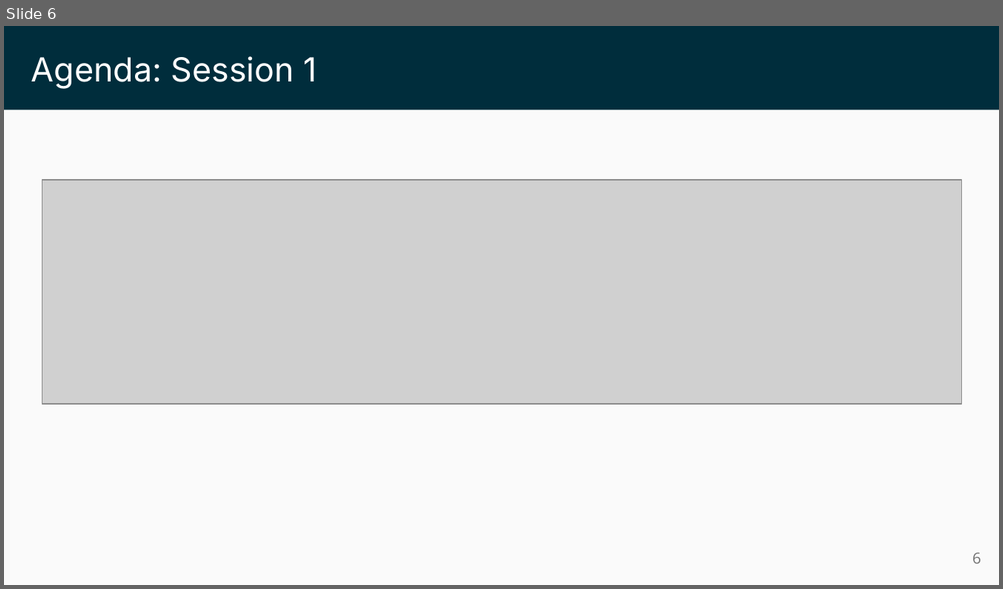
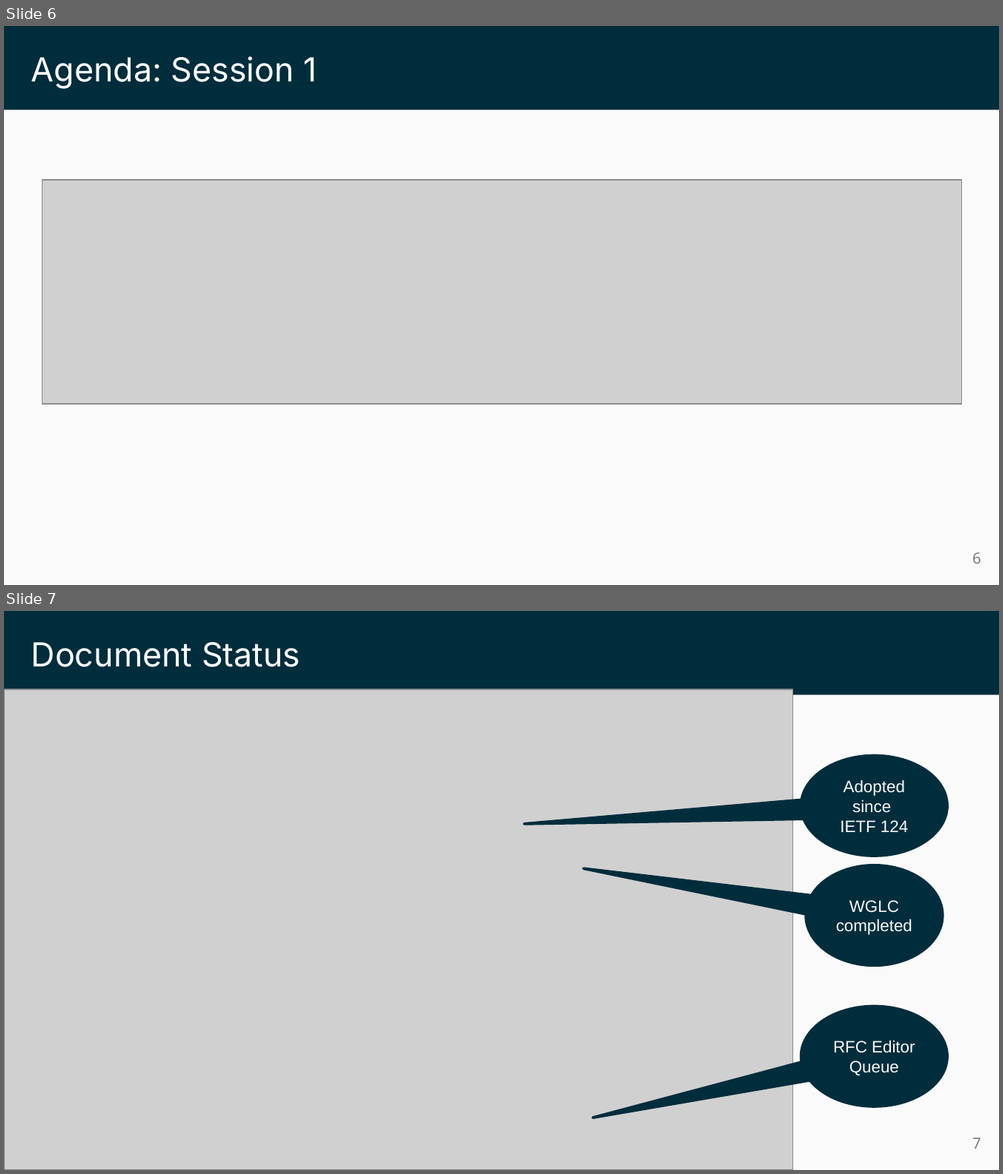
Before and after one commit to ietf-wg-nmop/IETF-Meetings, a slide deck: 125/slides/slides-125-nmop-chair-slides-session1.pptx. Shown one above the other, each under a label of ours: slide 6 before the commit, slides 6 and 7 after it. The pictures are 1003x589 and 1003x1174 pixels, drawn with LibreOffice and Linux fonts; fonts in the diff are those of the drawing; grey boxes stand for pictures. Boxes give left, top, right and bottom in pixels: in the first picture for what was removed or moved away, otherwise in the second. Text is boxed around its words. In the diff, an @@ line names an element or a change of style, - is before the commit and + after.

Commit message:
Added slides for document status and milestones in ietf125

```diff
--- a/125/slides/slides-125-nmop-chair-slides-session1.pptx
+++ b/125/slides/slides-125-nmop-chair-slides-session1.pptx
@@ slide 7 added at box(4, 611, 999, 1170), background #002D3C; not listed: 1 template element that a slide beside it also shows @@
@@ title added at box(31, 642, 300, 667), 24 pt, text #FFFFFF @@
+Document Status
@@ picture added at box(4, 689, 793, 1170) @@
@@ speech bubble added at box(801, 756, 947, 857), fill #002D3C, outline #002D3C 2 pt, 12 pt, text #FAFAFA @@
+Adopted since
+IETF 124
@@ speech bubble added at box(805, 866, 942, 966), fill #002D3C, outline #002D3C 2 pt, 12 pt, text #FAFAFA @@
+WGLC
+completed
@@ speech bubble added at box(801, 1007, 947, 1108), fill #002D3C, outline #002D3C 2 pt, 12 pt, text #FAFAFA @@
+RFC Editor Queue
@@ page number added at box(972, 1138, 981, 1149), 11 pt, text #737373 @@
+7
```
Also in this commit, not shown: 1 other slide added, 1 other file.
